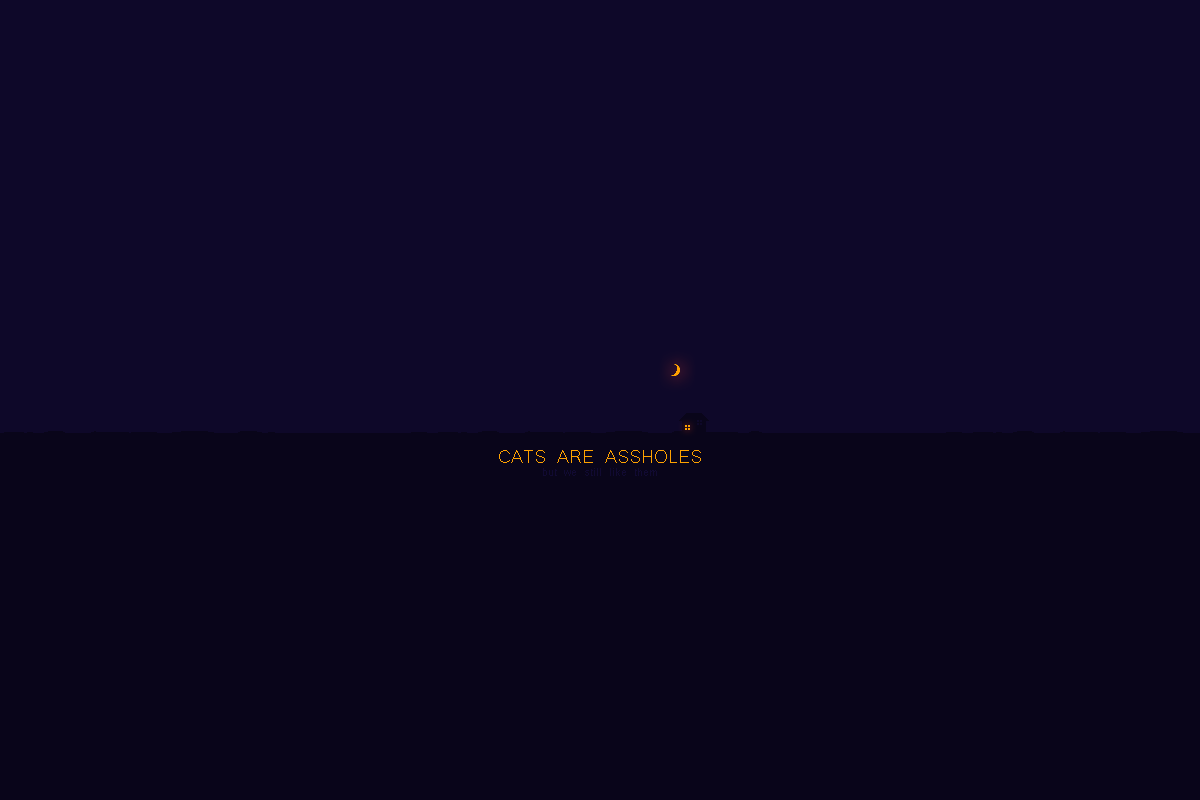
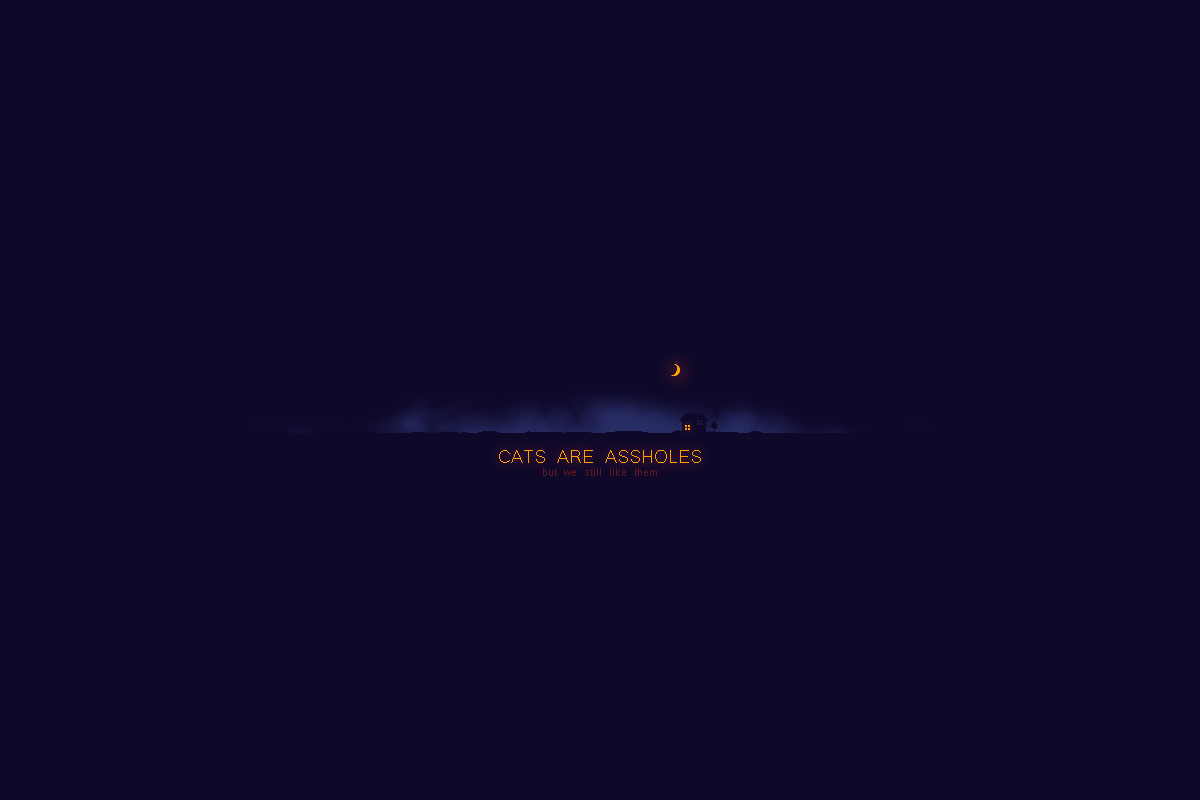
The second 1200 × 800 image is a revision of the first. Changes to its layers:
painted on "but we still like them" over 543, 468, 657, 476
painted on "house" over 677, 413, 720, 433
"ground": opacity 36% → 100%, painted on it over 0, 431, 1200, 800
added layer "Layer 2" above "sky" over 250, 390, 934, 438
